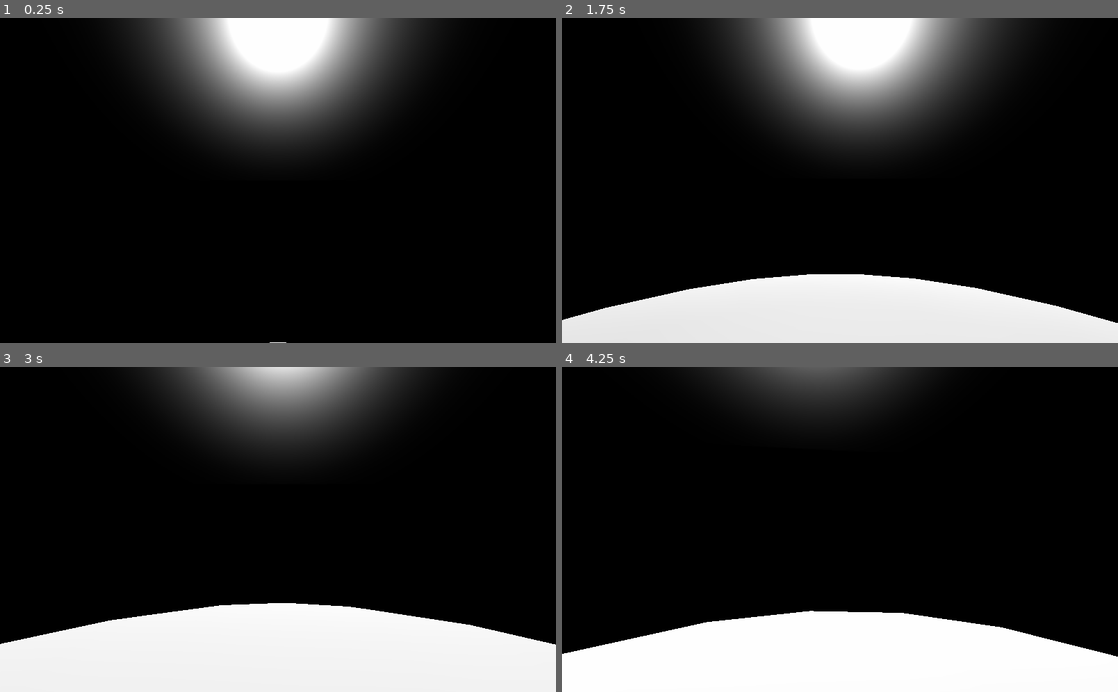
Above: before the commit, frames 1-4 (two rows, left to right).
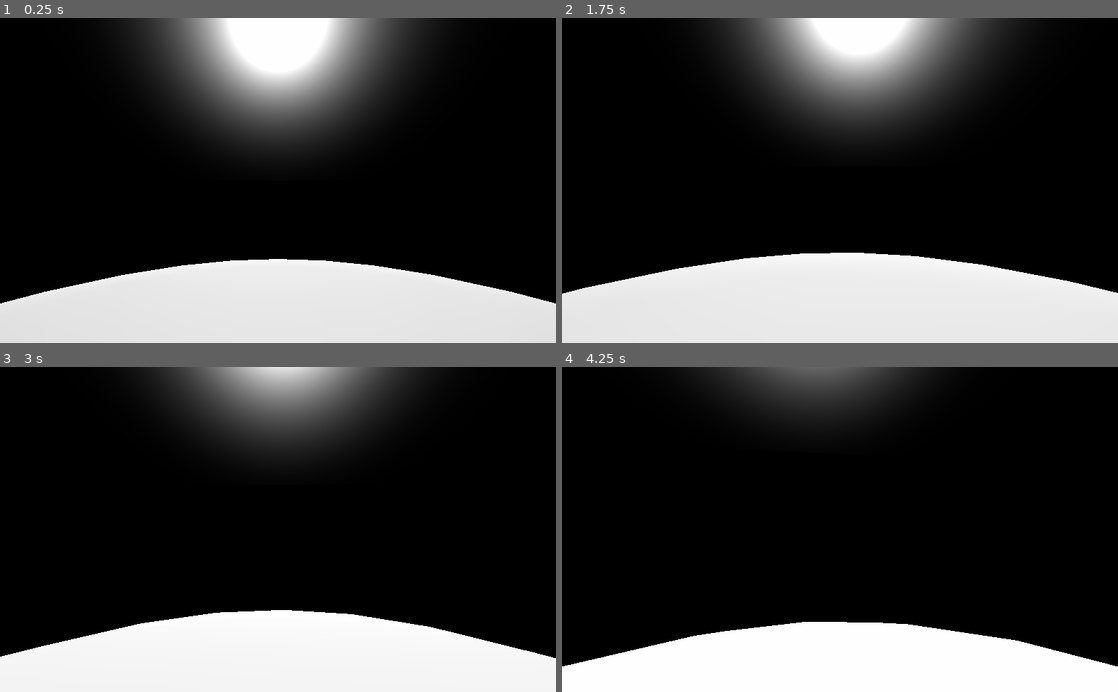
Above: after the commit, the same moments.

Repository: addmix/planetary-player-controller
Game: Godot game, scene res://Spatial.tscn
Two runs of this game, one before a commit and one after it. Both use one fixed random seed, a clock stepped at 60 frames per second and the inputs below.
Inputs (mouse positions are in pixels of both pictures, inside the frame that each line leads up to):
- Up to frame 1 (0.25 s): no input
- Up to frame 2 (1.75 s): move the mouse to (867, 180) at 0.52 s; hold Space (jump) 0.53-1.28 s; hold W (forward) from 0.53 s (still down); move the mouse to (812, 180) at 1.27 s; tap Ctrl (crouch) at 1.35 s; tap Space (jump) at 1.52, 1.55 s
- Up to frame 3 (3 s): keep holding W (forward); tap Space (jump) at 1.82 s; move the mouse to (289, 523) at 2.02 s; hold Space (jump) 2.03-2.78 s; move the mouse to (272, 536) at 2.77 s; tap Ctrl (crouch) at 2.85 s
- Up to frame 4 (4.25 s): keep holding W (forward); tap Space (jump) at 3.02, 3.05, 3.32 s; move the mouse to (878, 532) at 3.52 s; hold Space (jump) from 3.53 s (still down)

The runs differ from the first frame. In frame 1, 21% of the frame differs, in the area x 0-100%, y 74-100%; in frame 2, 12%; in frame 3, 2.8%; in frame 4, 3.3%.

Commit message:
Updated to add comments, fix small accuracy error

Diff:
--- a/PhysicsPlayer.gd
+++ b/PhysicsPlayer.gd
@@ -6,13 +6,13 @@
 
 onready var last_direction := global_transform.basis.z
 
-var max_leg_force : float = 160.0
-var jump_force : float = 200.0
-var damp : float = 10.0
-var overcome_damping : float = damp * mass
-var max_running_speed : float = 3.0
-var rotation_force : float = 500.0
-var rotation_damp : float = 50.0
+export var max_leg_force : float = 160.0
+export var jump_force : float = 200.0
+export var damp : float = 10.0
+export var overcome_damping : float = damp * mass
+export var max_running_speed : float = 3.0
+export var rotation_force : float = 500.0
+export var rotation_damp : float = 50.0
 
 func _ready() -> void:
 	Input.set_mouse_mode(Input.MOUSE_MODE_CAPTURED)
--- a/PlanetPlayer.gd
+++ b/PlanetPlayer.gd
@@ -5,25 +5,35 @@
 
 onready var last_direction := transform.basis.z
 
+var walkspeed := 8.0
+
 func _ready() -> void:
 	Input.set_mouse_mode(Input.MOUSE_MODE_CAPTURED)
 
 func _physics_process(delta : float) -> void:
 	var body_state := PhysicsServer.body_get_direct_state(get_rid())
 
-	if (body_state.total_gravity.length() > 0):
+	if body_state.total_gravity.length() > 0:
 		var up : Vector3 = -body_state.total_gravity.normalized()
-		var left_axis := up.cross(last_direction)
-		var rotation_basis := Basis(left_axis, up, last_direction).orthonormalized()
-		transform.basis = transform.basis.get_rotation_quat().slerp(rotation_basis, delta * 10)
+		#find new right axis
+		var right_axis := up.cross(last_direction).normalized()
+		#step here to get new forward direction
+		var forward_axis : Vector3 = right_axis.cross(up)
+		#create new rotation basis from axes
+		var rotation_basis := Basis(right_axis, up, forward_axis).orthonormalized()
+
+		#interpolate to new rotation basis
+		transform.basis = transform.basis.get_rotation_quat().slerp(rotation_basis, delta * 20)
 		last_direction = transform.basis.z
 
+	#take player input
+	var input = Input.get_vector("left", "right", "forward", "backward")
+	#map player input to new movement plane
+	var trans = _Head.global_transform.basis.xform(Vector3(input.x, 0, input.y))
+	#apply movement
+	move_and_slide(trans * walkspeed + body_state.total_gravity)
 
-	var input = Input.get_vector("left", "right", "forward", "backward")
-	var trans = _Head.global_transform.basis.xform(Vector3(input.x, 0, input.y))
-	move_and_slide(trans * 10 + body_state.total_gravity)
-
-
+#camera controls
 func _unhandled_input(event : InputEvent) -> void:
 	if event is InputEventMouseMotion:
 		_Head.rotation_degrees.y -= event.relative.x * 0.1
--- a/Spatial.tscn
+++ b/Spatial.tscn
@@ -7,7 +7,7 @@
 [node name="Spatial" type="Spatial"]
 
 [node name="RigidBody" parent="." instance=ExtResource( 1 )]
-transform = Transform( 1, 0, 0, 0, 1, 0, 0, 0, 1, 0, 29.9698, 0 )
+transform = Transform( 1, 0, 0, 0, 1, 0, 0, 0, 1, 0, 25.6128, 0 )
 mass = 75.0
 
 [node name="StaticBody" parent="." instance=ExtResource( 2 )]
Binary file added: .export/Planet Player Controller.apple-touch-icon.png
Binary file added: .export/Planet Player Controller.icon.png
Binary file added: .export/Planet Player Controller.png
Not shown, added: export_presets.cfg
Not shown, added: .export/Planet Player Controller.audio.worklet.js
Not shown, added: .export/Planet Player Controller.js
Not shown, added: .export/Planet Player Controller.pck
Not shown, added: .export/Planet Player Controller.wasm
Not shown, added: .export/Planet Player Controller.zip
Not shown, added: .export/index.html
